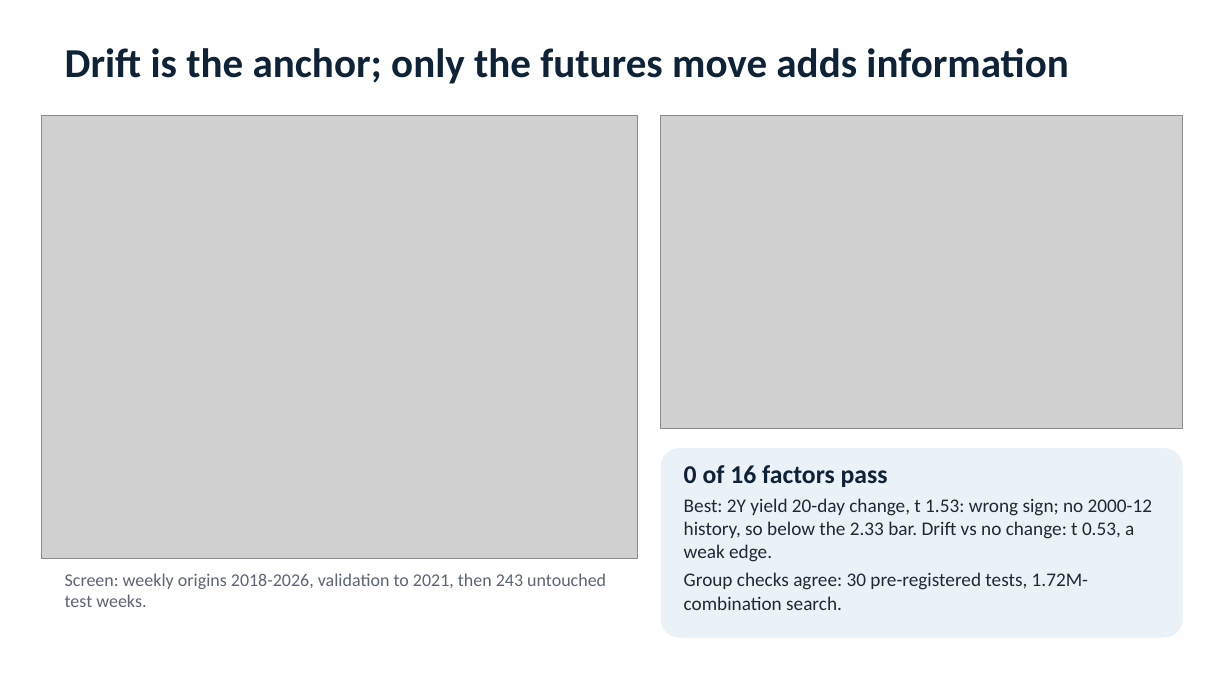
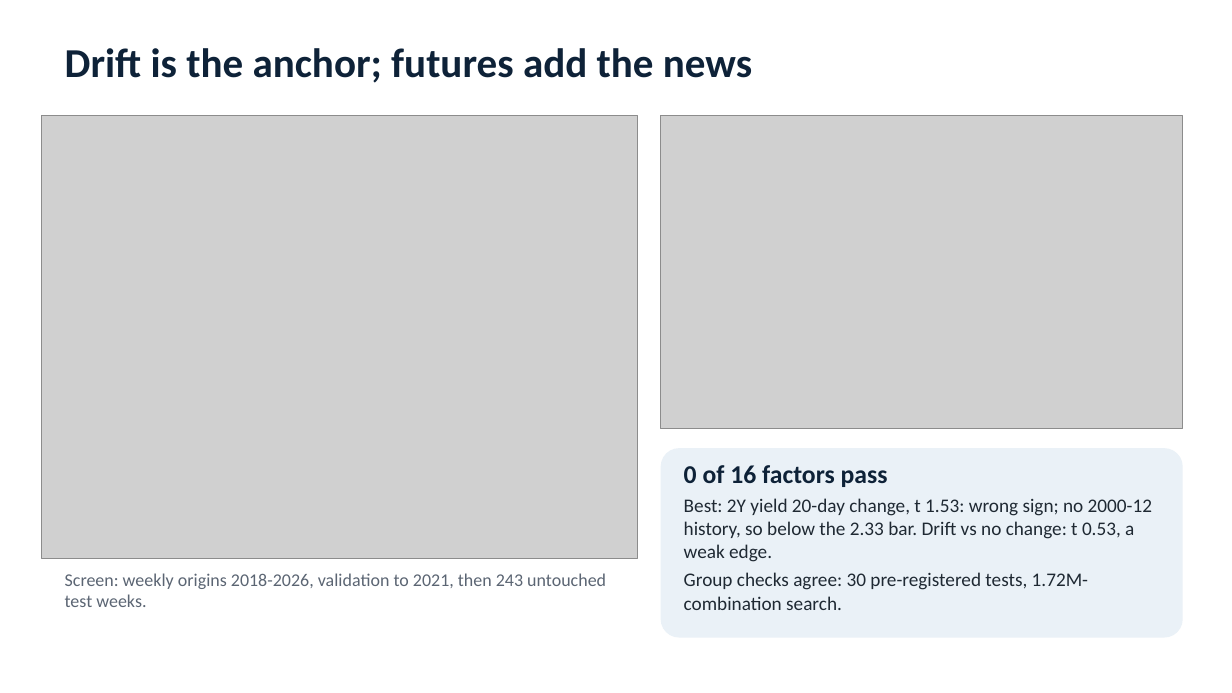
Before and after one commit to antoniohede-ai/ifte0007-group9-sp500-forecast, a slide deck: slide 2 of report/slides_final.pptx. Drawn at 1232x693 pixels with LibreOffice and Linux fonts; fonts in the diff are those of the drawing; grey boxes stand for pictures. Boxes give left, top, right and bottom in pixels: in the first picture for what was removed or moved away, otherwise in the second. Text is boxed around its words. In the diff, an @@ line names an element or a change of style, - is before the commit and + after.

```diff
--- a/report/slides_final.pptx
+++ b/report/slides_final.pptx
@@ text at [65, 48, 752, 83]: text changed @@
-Drift is the anchor; only the futures move adds information
+Drift is the anchor; futures add the news
```
Also in this commit, not shown: 4 other slides changed, 12 other files.
